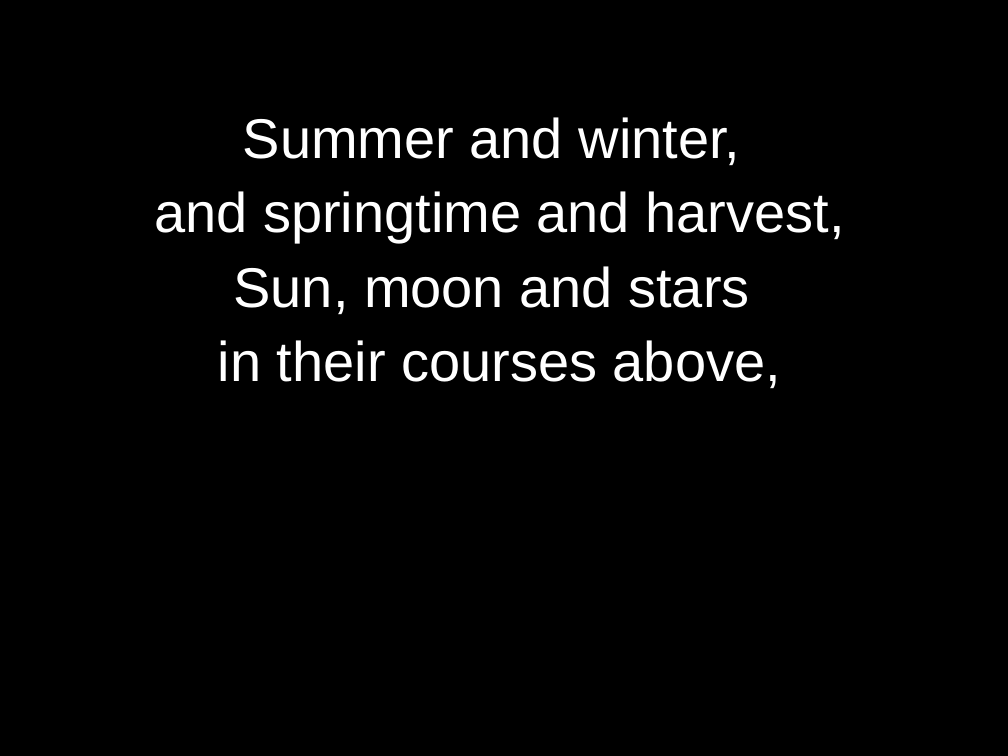
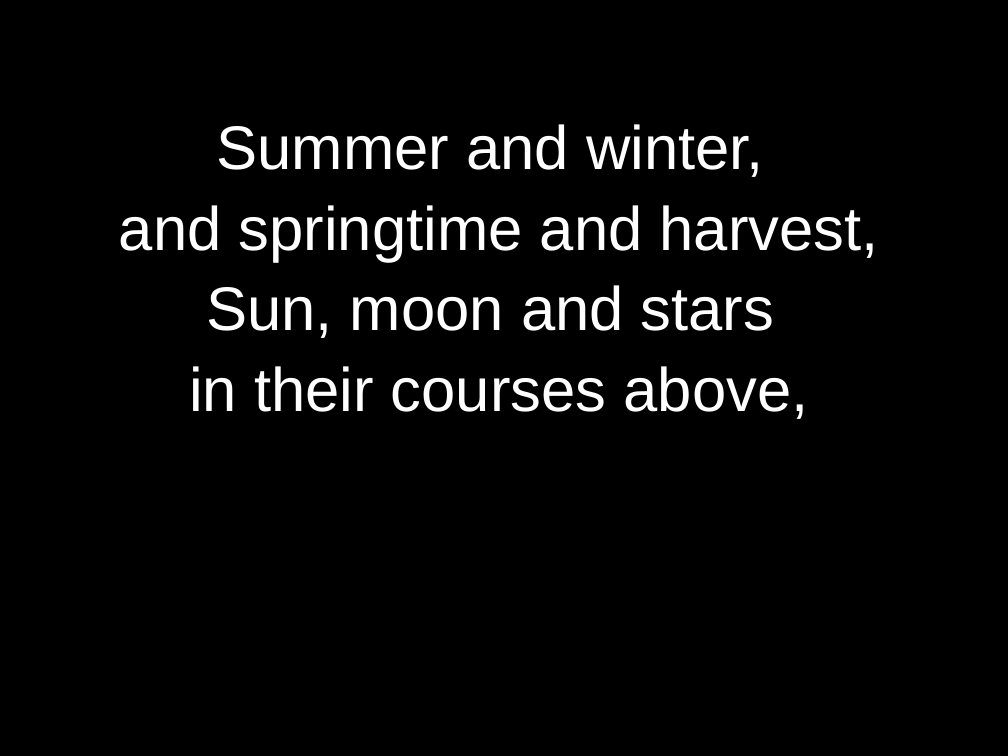
Before and after one commit to kendall412/worship, a slide deck: slide 6 of Great Is Thy Faithfulness.pptx. Drawn at 1008x756 pixels with LibreOffice and Linux fonts; fonts in the diff are those of the drawing. Boxes give left, top, right and bottom in pixels: in the first picture for what was removed or moved away, otherwise in the second. Text is boxed around its words. In the diff, an @@ line names an element or a change of style, - is before the commit and + after.

```diff
--- a/Great Is Thy Faithfulness.pptx
+++ b/Great Is Thy Faithfulness.pptx
@@ subtitle "Summer and winter," at (119,124,879,419): size 40 to 44 pt @@
```
Also in this commit, not shown: 12 other slides changed, 8 other files.
